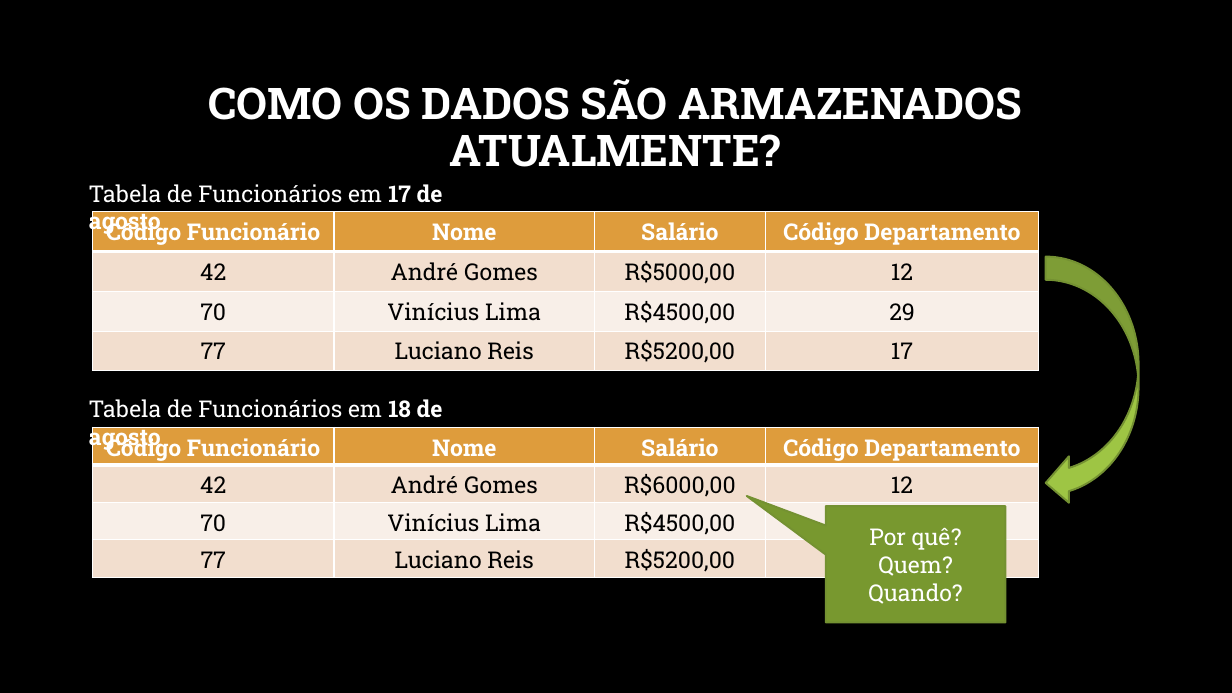
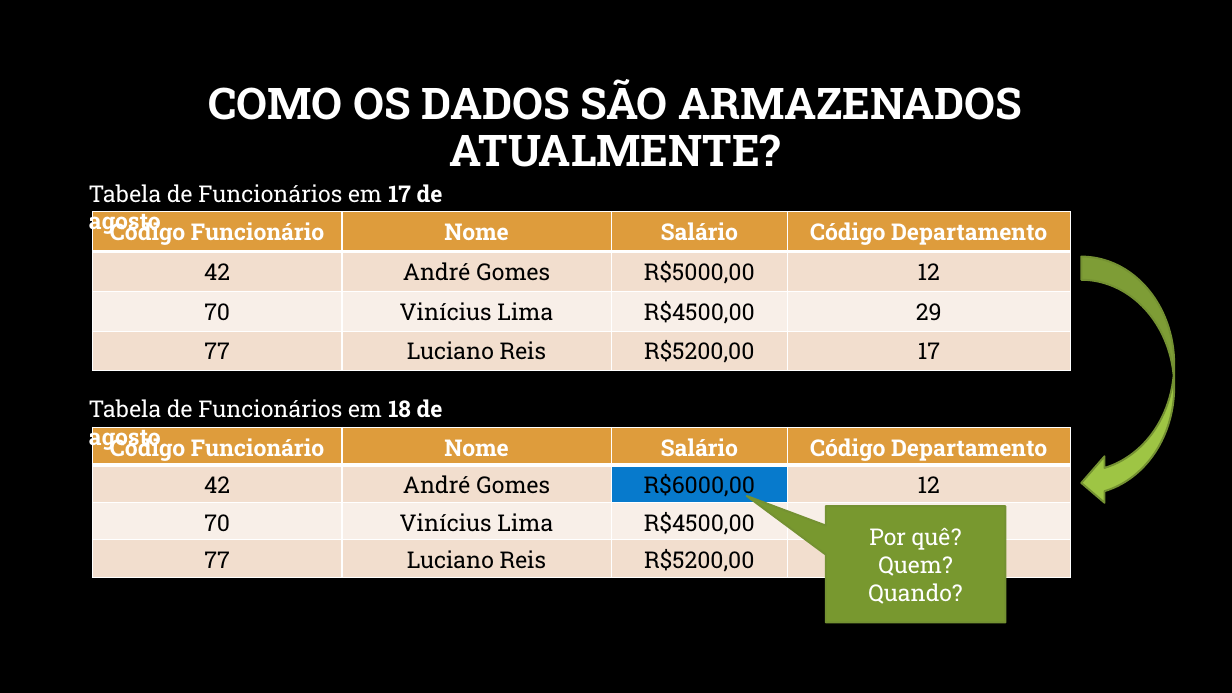
Before and after one commit to ivanpaulovich/mfa, a slide deck: slide 5 of docs/Como uma aplicação baseada em fluxo de dados pode ampliar a segurança em creches.pptx. Drawn at 1232x693 pixels with LibreOffice and Linux fonts; fonts in the diff are those of the drawing; background and template pictures are left out. Boxes give left, top, right and bottom in pixels: in the first picture for what was removed or moved away, otherwise in the second. Text is boxed around its words. In the diff, an @@ line names an element or a change of style, - is before the commit and + after.

```diff
--- a/docs/Como uma aplicação baseada em fluxo de dados pode ampliar a segurança em creches.pptx
+++ b/docs/Como uma aplicação baseada em fluxo de dados pode ampliar a segurança em creches.pptx
@@ table: place and size @@
-table at (92, 212, 1040, 367)
+table at (92, 212, 1070, 389)
@@ curved left arrow: place and size @@
-curved left arrow at (1046, 257, 1140, 506)
+curved left arrow at (1081, 257, 1175, 506)
@@ table at (92, 427, 1070, 604) @@
@@ fill #F2DECE to #077ACC in row 2, column 3 @@
@@ table: place and size @@
-table at (92, 427, 1040, 577)
+table at (92, 427, 1070, 604)
```
Also in this commit, not shown: 7 other slides changed, 2 other files.
